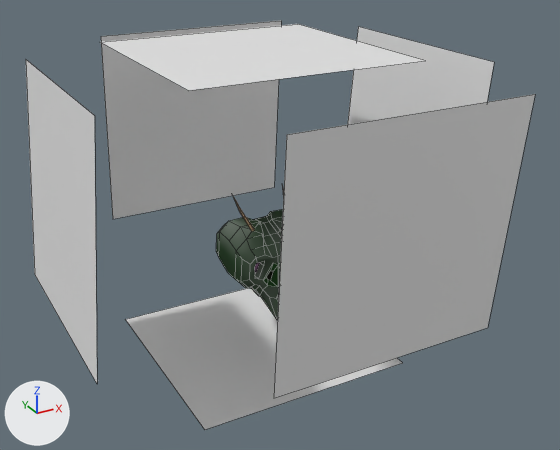
What one commit did to the Blender file blenderFiles/bug_EnemyHead.blend.
Rendered twice from a 50 mm lens placed at (-11.5, -21.92, 12.64), pointed at (0.08, -0.88, 2.12). Arrows for +X, +Y and +Z are at lower left; the lights stay in place. Mesh edges are drawn as thin lines.

Before the edit, the objects in view are built like this:
```python
ob_plane = bpy.data.objects.new('Plane', me_plane_001)
ob_plane.location = (0.0, 0.0, 0.0)
ob_plane.rotation_euler = (1.571, 0.0, 0.0)  # degrees (90, 0, 0)
ob_plane_001 = bpy.data.objects.new('Plane.001', me_plane)
ob_plane_001.location = (-0.47, -0.17, -2.64)
ob_plane_001.scale = (3.76, 3.76, 3.76)
ob_plane_002 = bpy.data.objects.new('Plane.002', me_plane_002)
ob_plane_002.location = (-0.47, -0.17, 7.89)
ob_plane_002.scale = (3.76, 3.76, 3.76)
ob_plane_003 = bpy.data.objects.new('Plane.003', me_plane_003)
ob_plane_003.location = (-6.99, -0.17, 3.83)
ob_plane_003.rotation_euler = (0.0, 1.658, 0.0)  # degrees (0, 95, 0)
ob_plane_003.scale = (3.76, 3.76, 3.76)
ob_plane_004 = bpy.data.objects.new('Plane.004', me_plane_004)
ob_plane_004.location = (5.68, -0.17, 3.83)
ob_plane_004.rotation_euler = (0.0, 1.658, 0.0)  # degrees (0, 95, 0)
ob_plane_004.scale = (3.76, 3.76, 3.76)
ob_plane_005 = bpy.data.objects.new('Plane.005', me_plane_005)
ob_plane_005.location = (0.37, 6.7, 3.83)
ob_plane_005.rotation_euler = (0.0, 1.658, 4.712)  # degrees (0, 95, 270)
ob_plane_005.scale = (3.76, 3.76, 3.76)
ob_plane_006 = bpy.data.objects.new('Plane.006', me_plane_006)
ob_plane_006.location = (0.37, -7.16, 3.83)
ob_plane_006.rotation_euler = (0.0, 1.658, 4.712)  # degrees (0, 95, 270)
ob_plane_006.scale = (3.76, 3.76, 3.76)
```
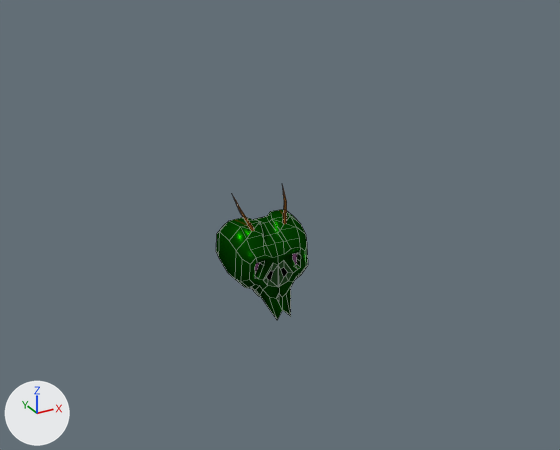
Commit message: Updated bughead

The change, as a diff of the scene's bpy script:
```diff
--- a/blenderFiles/bug_EnemyHead.blend.py
+++ b/blenderFiles/bug_EnemyHead.blend.py
@@ img_bug_mtl @@
+img_bug_mtl = load_image('bug_mtl', '_unpacked/BugTexture.png', 1024, 1024, 'sRGB')
@@ mat_general @@
 mat_general = bpy.data.materials.new('general')
-# nodes: BsdfDiffuse, BsdfToon, MixShader, OutputMaterial
+# nodes: BsdfAnisotropic, BsdfDiffuse, MixShader, OutputMaterial, TexImage
 # colours: dark green #023900
+# uses the picture img_bug_mtl
@@ ob_plane_001 @@
-ob_plane_001 = bpy.data.objects.new('Plane.001', me_plane)
-ob_plane_001.location = (-0.47, -0.17, -2.64)
-ob_plane_001.scale = (3.76, 3.76, 3.76)
@@ ob_plane_002 @@
-ob_plane_002 = bpy.data.objects.new('Plane.002', me_plane_002)
-ob_plane_002.location = (-0.47, -0.17, 7.89)
-ob_plane_002.scale = (3.76, 3.76, 3.76)
@@ ob_plane_003 @@
-ob_plane_003 = bpy.data.objects.new('Plane.003', me_plane_003)
-ob_plane_003.location = (-6.99, -0.17, 3.83)
-ob_plane_003.rotation_euler = (0.0, 1.658, 0.0)  # degrees (0, 95, 0)
-ob_plane_003.scale = (3.76, 3.76, 3.76)
@@ ob_plane_004 @@
-ob_plane_004 = bpy.data.objects.new('Plane.004', me_plane_004)
-ob_plane_004.location = (5.68, -0.17, 3.83)
-ob_plane_004.rotation_euler = (0.0, 1.658, 0.0)  # degrees (0, 95, 0)
-ob_plane_004.scale = (3.76, 3.76, 3.76)
@@ ob_plane_005 @@
-ob_plane_005 = bpy.data.objects.new('Plane.005', me_plane_005)
-ob_plane_005.location = (0.37, 6.7, 3.83)
-ob_plane_005.rotation_euler = (0.0, 1.658, 4.712)  # degrees (0, 95, 270)
-ob_plane_005.scale = (3.76, 3.76, 3.76)
@@ ob_plane_006 @@
-ob_plane_006 = bpy.data.objects.new('Plane.006', me_plane_006)
-ob_plane_006.location = (0.37, -7.16, 3.83)
-ob_plane_006.rotation_euler = (0.0, 1.658, 4.712)  # degrees (0, 95, 270)
-ob_plane_006.scale = (3.76, 3.76, 3.76)
```

Pixel boxes [x1, y1, x2, y2] of what changed, in the pictures (560 x 450 px):
'Plane.006', deleted: before [274, 94, 535, 398]
'Plane.005', deleted: before [101, 20, 281, 219]
'Plane.003', deleted: before [26, 60, 97, 383]
'Plane.001', deleted: before [125, 288, 402, 430]
'Plane.002', deleted: before [101, 24, 425, 91]
'Plane.004', deleted: before [347, 27, 494, 125]
'Plane', surface changed: [216, 185, 308, 320] in both
